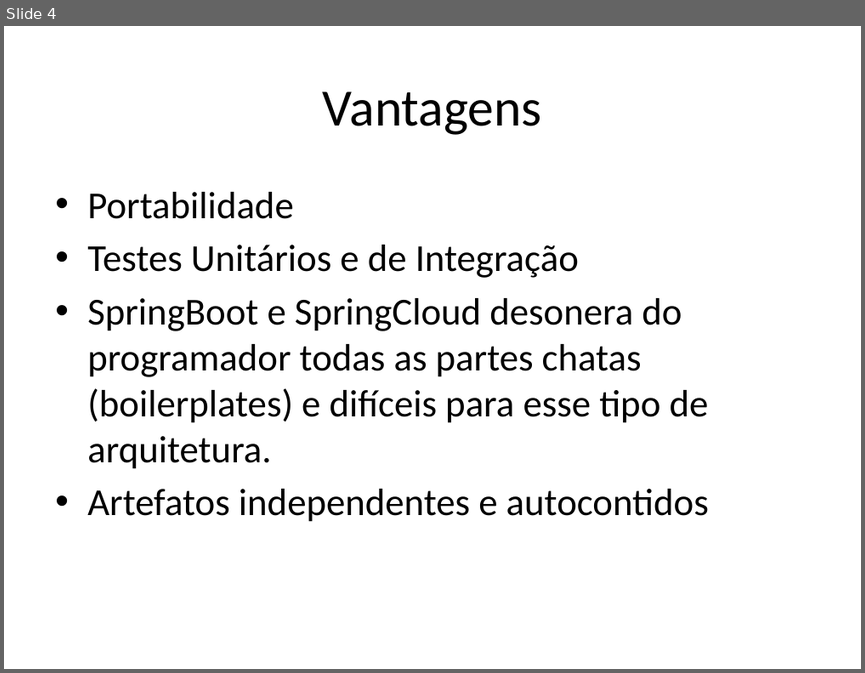
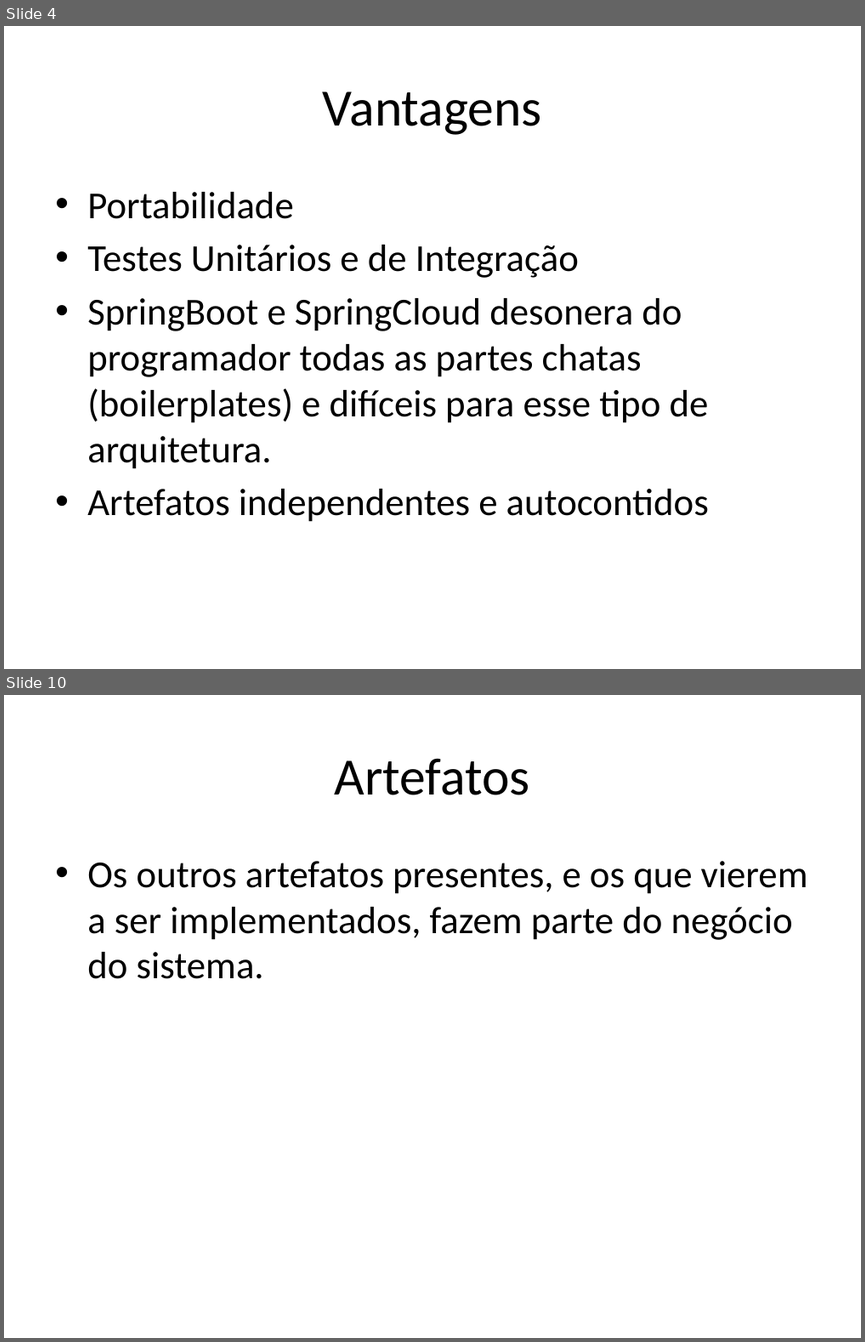
Before and after one commit to MarcelloTinoco/arquitetura-software, a slide deck: Arquitetura Siplad V3.pptx. Shown one above the other, each under a label of ours: slide 4 before the commit, slides 4 and 10 after it; the slides between them are not shown. The pictures are 865x673 and 865x1342 pixels, drawn with LibreOffice and Linux fonts; fonts in the diff are those of the drawing. Boxes give left, top, right and bottom in pixels: in the first picture for what was removed or moved away, otherwise in the second. Text is boxed around its words. In the diff, an @@ line names an element or a change of style, - is before the commit and + after.

Commit message:
1 - Refactory no artefato siplad-gateway, para importar o artefato siplad-service-core. 2 - Incremento no Power Point da Arquitetura Siplad V3

```diff
--- a/Arquitetura Siplad V3.pptx
+++ b/Arquitetura Siplad V3.pptx
@@ slide 10 added at [4, 695, 861, 1338], background #FFFFFF @@
@@ title added at [335, 758, 530, 795], 44 pt, text #000000 @@
+Artefatos
@@ text added at [87, 861, 808, 979], 32 pt, text #000000 @@
+• Os outros artefatos presentes, e os que vierem a ser implementados, fazem parte do negócio do sistema.
```
Also in this commit, not shown: 1 slide changed, 8 other slides added, 33 other files.
